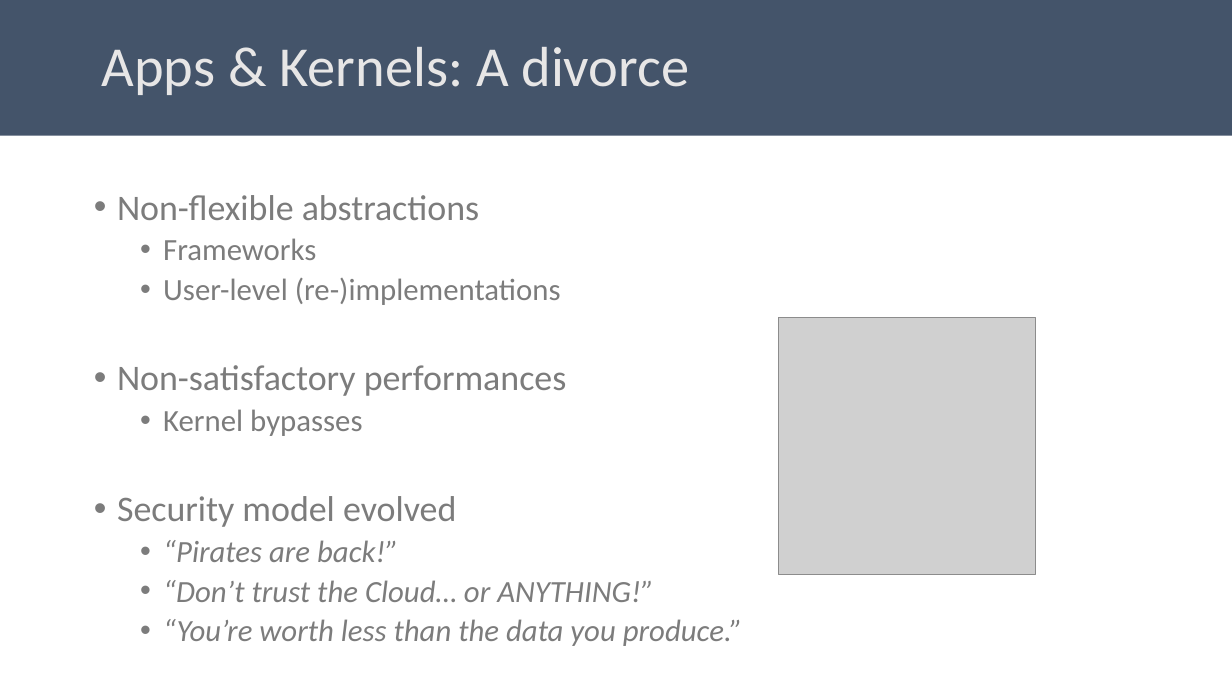
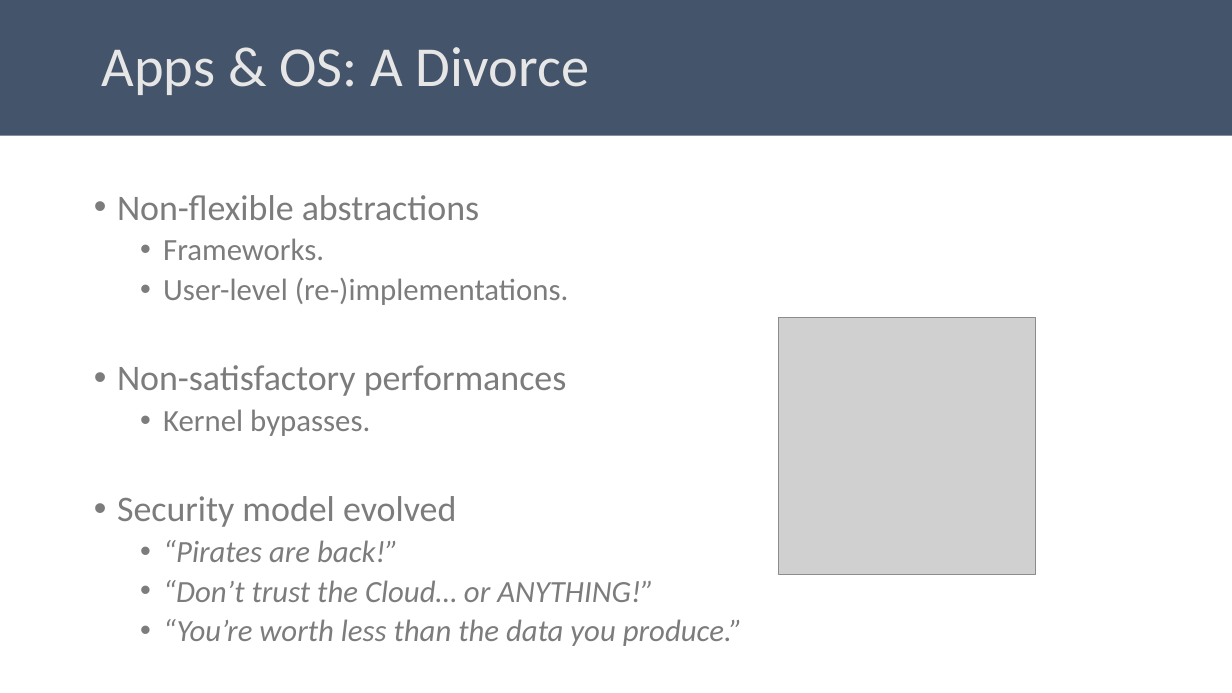
Before and after one commit to aghosn/CandidacyPresentation, a slide deck: slide 4 of CE_presentation.pptx. Drawn at 1232x693 pixels with LibreOffice and Linux fonts; fonts in the diff are those of the drawing; grey boxes stand for pictures. Boxes give left, top, right and bottom in pixels: in the first picture for what was removed or moved away, otherwise in the second. Text is boxed around its words. In the diff, an @@ line names an element or a change of style, - is before the commit and + after.

```diff
--- a/CE_presentation.pptx
+++ b/CE_presentation.pptx
@@ title at (102, 47, 589, 95): text changed @@
-Apps & Kernels: A divorce
+Apps & OS: A Divorce
@@ text at (163, 238, 569, 305): text changed @@
-  • Frameworks
-  • User-level (re-)implementations
+  • Frameworks.
+  • User-level (re-)implementations.
@@ text at (163, 409, 370, 436): text changed @@
-  • Kernel bypasses
+  • Kernel bypasses.
```
Also in this commit, not shown: 3 other slides changed, 8 slides added, 10 other files.
